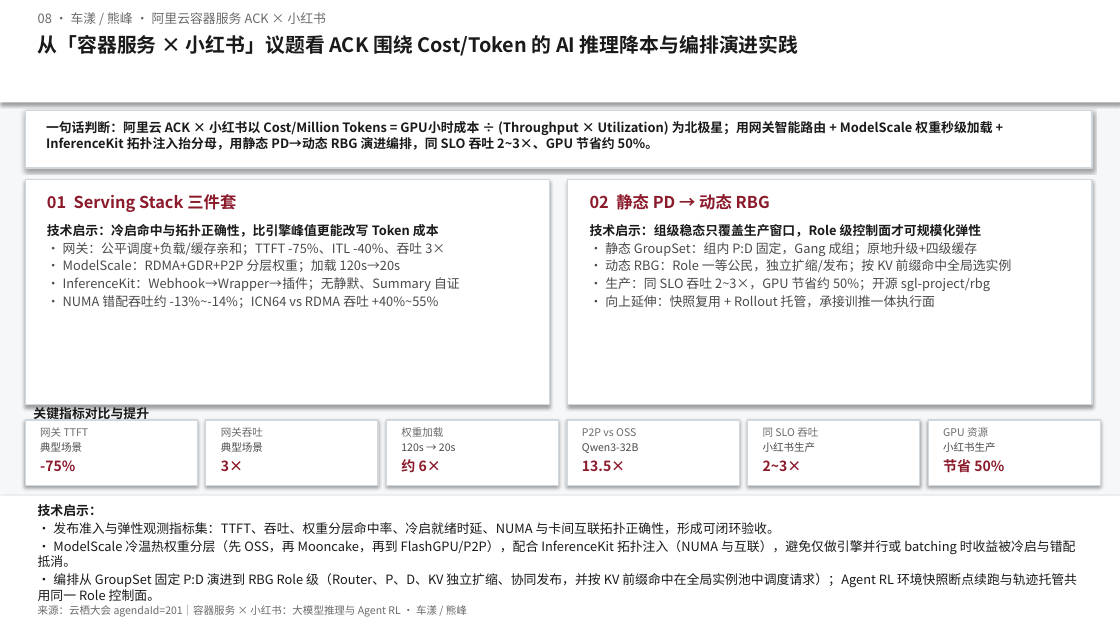
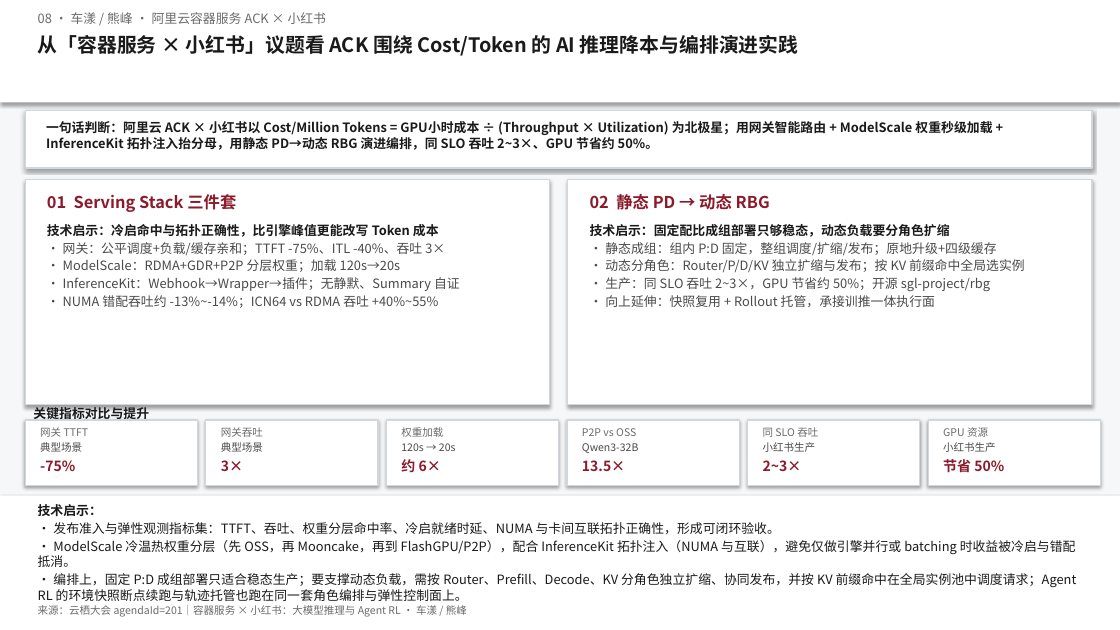
Before and after one commit to Annie-Summer/Kthena, a slide deck: slide 1 of yunqi-2026-agenda-201/docs/洞察一页-08-容器服务 × 小红书：大模型推理与 Agent RL.pptx. Drawn at 1120x630 pixels with LibreOffice and Linux fonts; fonts in the diff are those of the drawing. Boxes give left, top, right and bottom in pixels: in the first picture for what was removed or moved away, otherwise in the second. Text is boxed around its words. In the diff, an @@ line names an element or a change of style, - is before the commit and + after.

```diff
--- a/yunqi-2026-agenda-201/docs/洞察一页-08-容器服务 × 小红书：大模型推理与 Agent RL.pptx
+++ b/yunqi-2026-agenda-201/docs/洞察一页-08-容器服务 × 小红书：大模型推理与 Agent RL.pptx
@@ text at [590, 224, 1025, 273]: text changed @@
-技术启示：组级稳态只覆盖生产窗口，Role 级控制面才可规模化弹性
-• 静态 GroupSet：组内 P:D 固定，Gang 成组；原地升级+四级缓存
-• 动态 RBG：Role 一等公民，独立扩缩/发布；按 KV 前缀命中全局选实例
+技术启示：固定配比成组部署只够稳态，动态负载要分角色扩缩
+• 静态成组：组内 P:D 固定，整组调度/扩缩/发布；原地升级+四级缓存
+• 动态分角色：Router/P/D/KV 独立扩缩与发布；按 KV 前缀命中全局选实例
@@ text at [38, 573, 1077, 601]: text changed @@
-• 编排从 GroupSet 固定 P:D 演进到 RBG Role 级（Router、P、D、KV 独立扩缩、协同发布，并按 KV 前缀命中在全局实例池中调度请求）；Agent RL 环境快照断点续跑与轨迹托管共用同一 Role 控制面。
+• 编排上，固定 P:D 成组部署只适合稳态生产；要支撑动态负载，需按 Router、Prefill、Decode、KV 分角色独立扩缩、协同发布，并按 KV 前缀命中在全局实例池中调度请求；Agent RL 的环境快照断点续跑与轨迹托管也跑在同一套角色编排与弹性控制面上。
```
Also in this commit, not shown: 1 other file.
